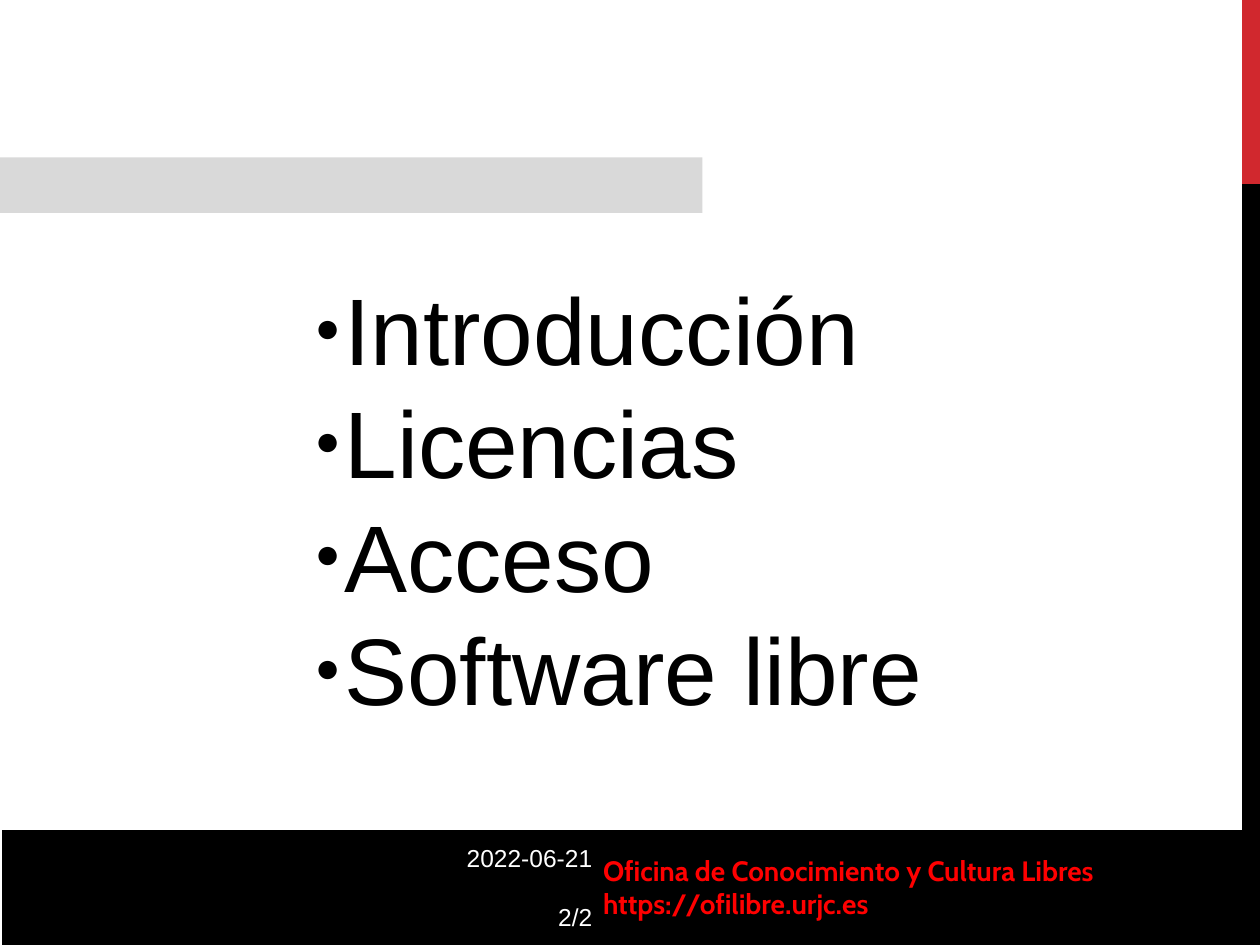
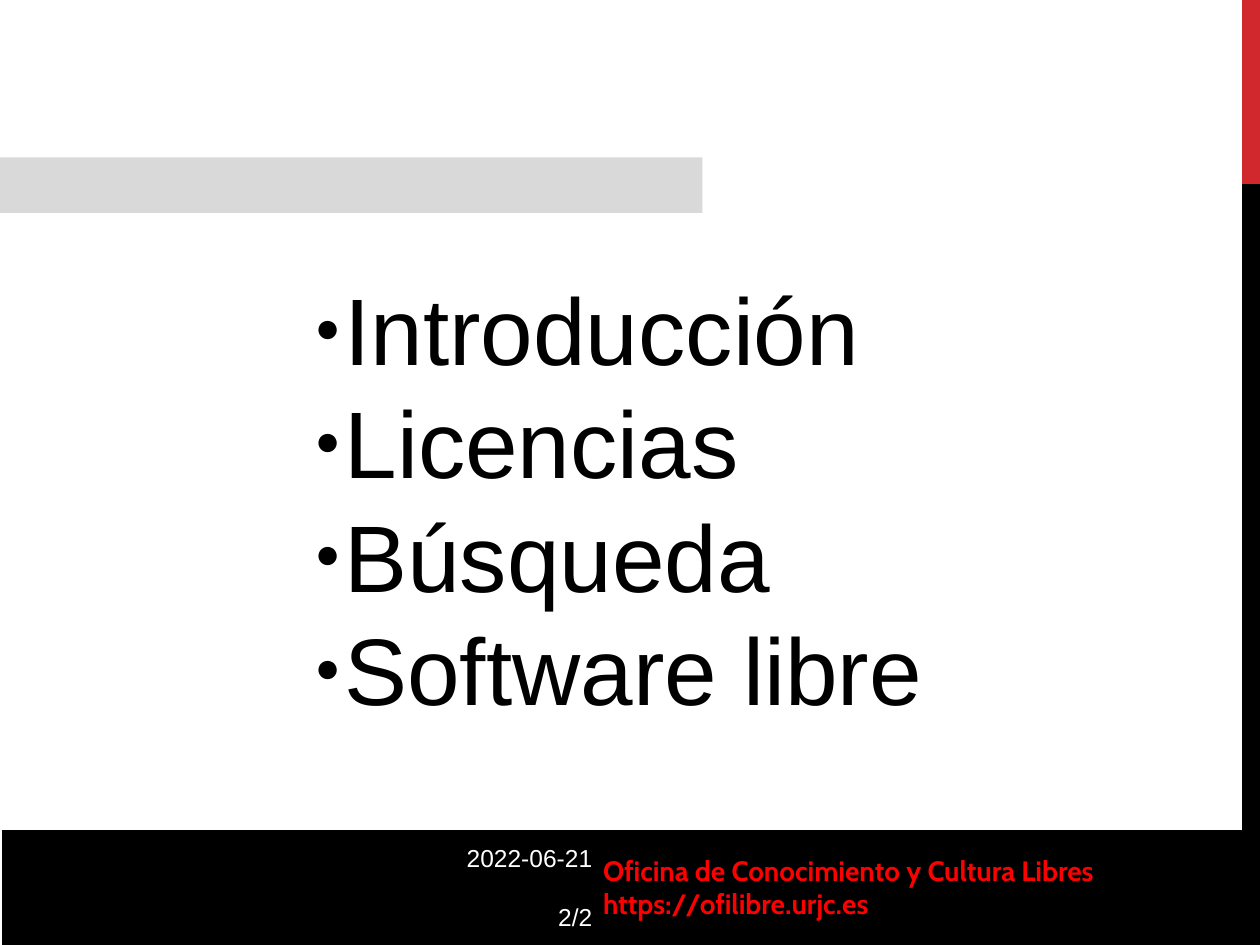
Before and after one commit to gabrielIzquierdo/OfiLibreGabri.github.io, a slide deck: slide 2 of static/transpas/curso-cultura-libre/Cultura_Libre_cabecera.odp. Drawn at 1260x945 pixels with LibreOffice and Linux fonts; fonts in the diff are those of the drawing; background and template pictures are left out. Boxes give left, top, right and bottom in pixels: in the first picture for what was removed or moved away, otherwise in the second. Text is boxed around its words. In the diff, an @@ line names an element or a change of style, - is before the commit and + after.

```diff
--- a/static/transpas/curso-cultura-libre/Cultura_Libre_cabecera.odp
+++ b/static/transpas/curso-cultura-libre/Cultura_Libre_cabecera.odp
@@ text at [345,522,770,609]: text changed @@
-● Acceso
+● Búsqueda
```
Also in this commit, not shown: 5 other files.
